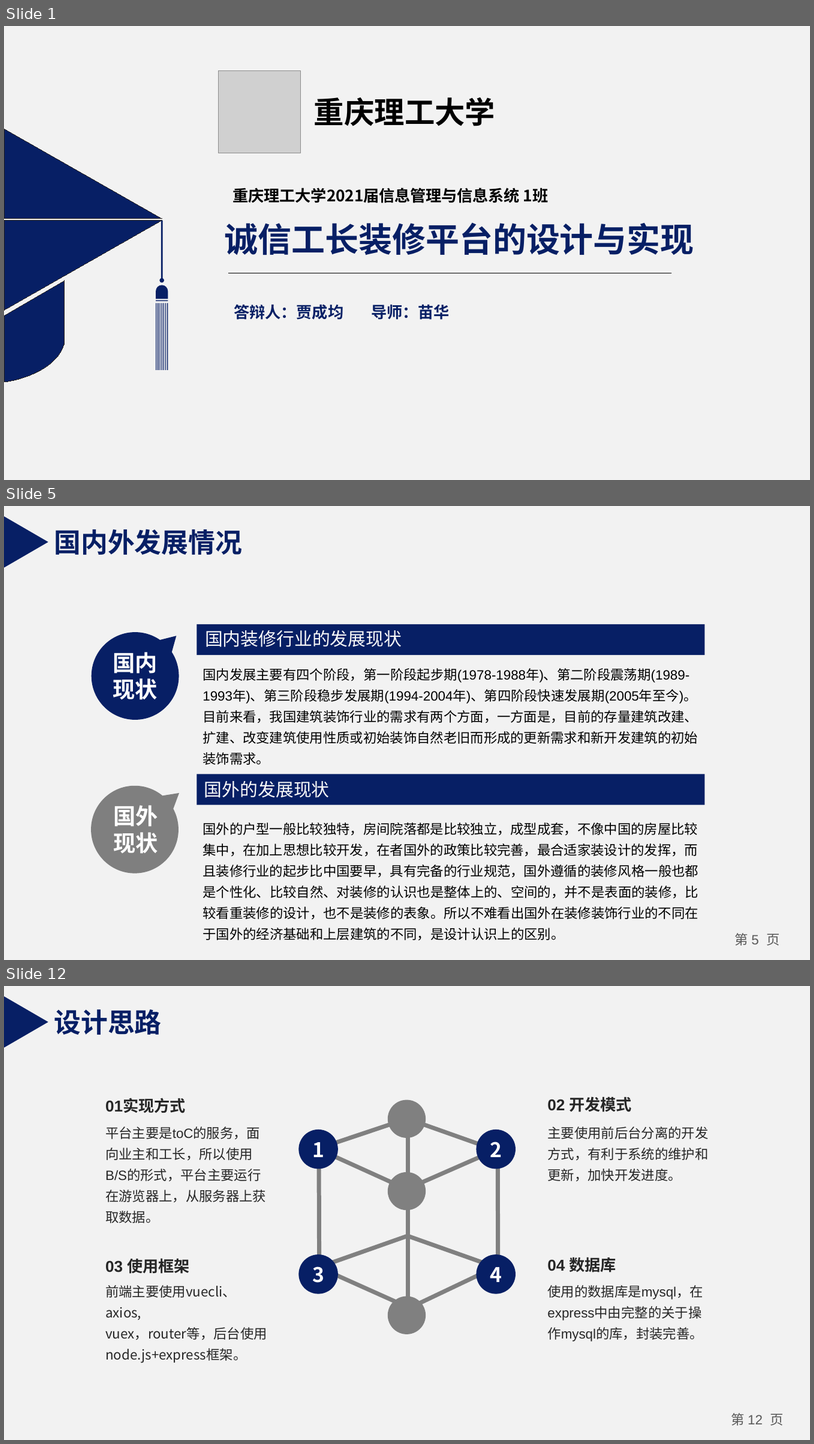
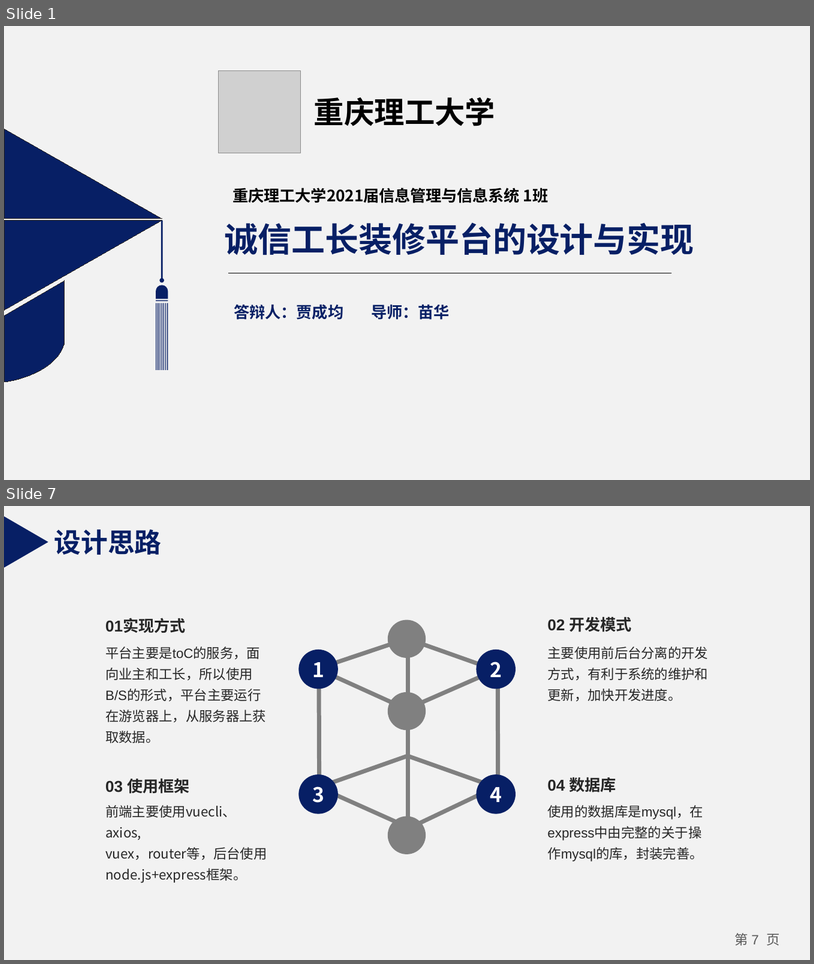
Before and after one commit to 19802358620/Course, a slide deck: 演示ppt/诚信工长装修平台的设计与实现.pptx. Shown one above the other, each under a label of ours: slides 1, 5 and 12 before the commit, slides 1 and 7 after it; the slides between them are not shown. The pictures are 814x1444 and 814x964 pixels, drawn with LibreOffice and Linux fonts; fonts in the diff are those of the drawing; grey boxes stand for pictures. Boxes give left, top, right and bottom in pixels: in the first picture for what was removed or moved away, otherwise in the second. Text is boxed around its words. In the diff, an @@ line names an element or a change of style, - is before the commit and + after.

```diff
--- a/演示ppt/诚信工长装修平台的设计与实现.pptx
+++ b/演示ppt/诚信工长装修平台的设计与实现.pptx
@@ slide 5 removed at [4,506,810,960], background #F2F2F2; not listed: 1 template element that a slide beside it also shows @@
@@ triangle removed at [4,516,48,568] @@
@@ text removed at [54,529,242,555] @@
-国内外发展情况
@@ freeform shape removed at [74,604,207,738] @@
@@ rectangle removed at [197,624,705,655] @@
@@ text removed at [205,630,402,647] @@
-国内装修行业的发展现状
@@ text removed at [113,652,157,700] @@
-国内
-现状
@@ text removed at [203,668,698,765] @@
-国内发展主要有四个阶段，第一阶段起步期(1978-1988年)、第二阶段震荡期(1989-1993年)、第三阶段稳步发展期(1994-2004年)、第四阶段快速发展期(2005年至今)。目前来看，我国建筑装饰行业的需求有两个方面，一方面是，目前的存量建筑改建、扩建、改变建筑使用性质或初始装饰自然老旧而形成的更新需求和新开发建筑的初始装饰需求。
@@ freeform shape removed at [74,759,207,891] @@
@@ rectangle removed at [197,774,705,805] @@
@@ text removed at [204,781,330,798] @@
-国外的发展现状
@@ text removed at [113,805,158,853] @@
-国外
-现状
@@ text removed at [203,822,699,940] @@
-国外的户型一般比较独特，房间院落都是比较独立，成型成套，不像中国的房屋比较集中，在加上思想比较开发，在者国外的政策比较完善，最合适家装设计的发挥，而且装修行业的起步比中国要早，具有完备的行业规范，国外遵循的装修风格一般也都是个性化、比较自然、对装修的认识也是整体上的、空间的，并不是表面的装修，比较看重装修的设计，也不是装修的表象。所以不难看出国外在装修装饰行业的不同在于国外的经济基础和上层建筑的不同，是设计认识上的区别。
@@ what was slide 12 is now slide 7 @@
@@ page number at [735,933,780,945]: text changed @@
-第 12 页
+第 7 页
```
Also in this commit, not shown: 5 slides changed, 1 slide added, 5 other slides removed, 33 other files.
